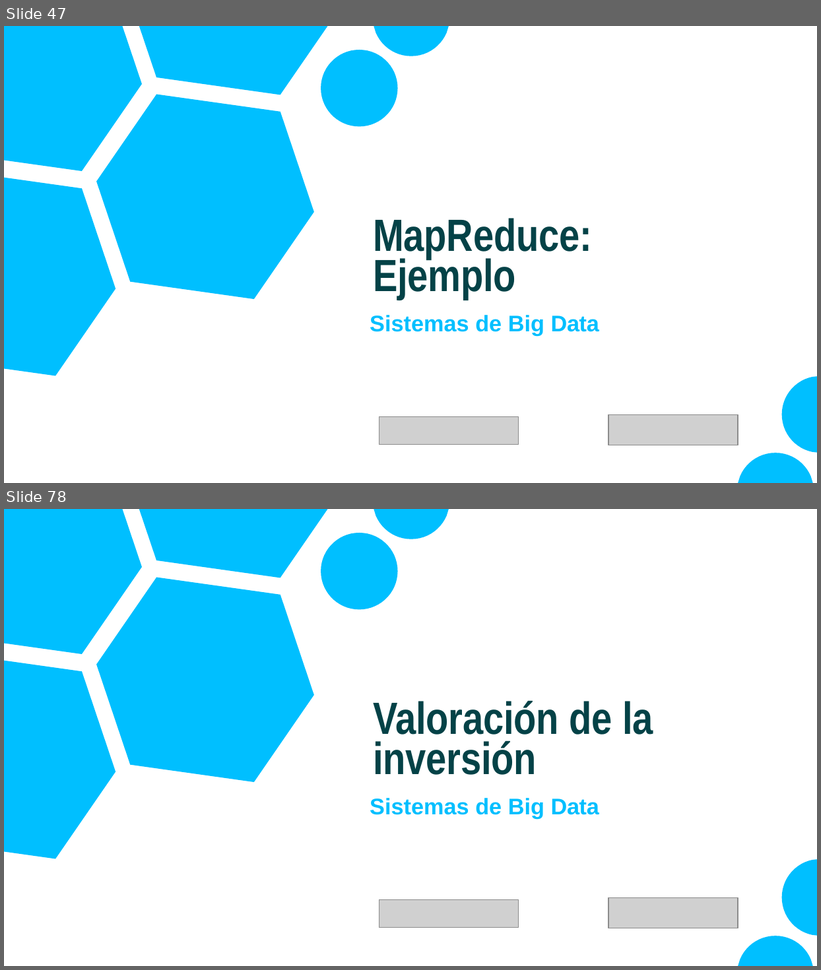
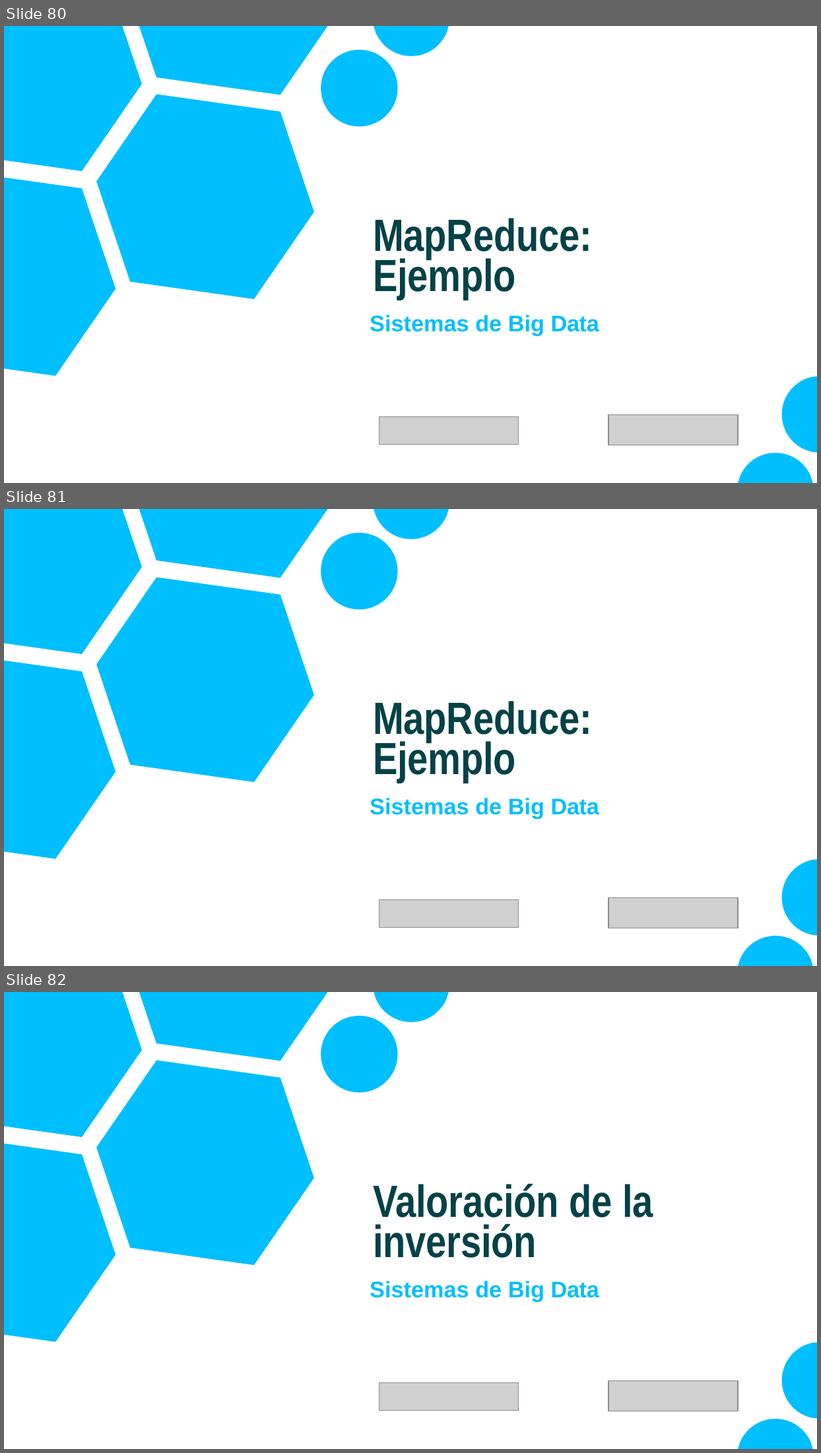
Before and after one commit to CodeWithJuancho/CEIABD_Modulos-de-Big-Data, a slide deck: SPS/UT1 - Fundamentos y Arquitectura de Big Data/UT1_2/UT1_2 - Arquitectura Sistemas de Big Data.pptx. Shown one above the other, each under a label of ours: slides 47 and 78 before the commit, slides 80, 81 and 82 after it; the slides between them are not shown. The pictures are 821x970 and 821x1453 pixels, drawn with LibreOffice and Linux fonts; fonts in the diff are those of the drawing; grey boxes stand for pictures; background and template pictures are left out. Boxes give left, top, right and bottom in pixels: in the first picture for what was removed or moved away, otherwise in the second. Text is boxed around its words. In the diff, an @@ line names an element or a change of style, - is before the commit and + after.

```diff
--- a/SPS/UT1 - Fundamentos y Arquitectura de Big Data/UT1_2/UT1_2 - Arquitectura Sistemas de Big Data.pptx
+++ b/SPS/UT1 - Fundamentos y Arquitectura de Big Data/UT1_2/UT1_2 - Arquitectura Sistemas de Big Data.pptx
@@ slide 81 added at (x1=4, y1=509, x2=817, y2=966), background picture (left out); not listed: 1 template element that a slide beside it also shows @@
@@ text added at (x1=373, y1=701, x2=591, y2=783), 40 pt, text #044247, bold @@
+MapReduce: Ejemplo
@@ text added at (x1=370, y1=798, x2=599, y2=819), 20 pt, text #00BFFF, bold @@
+Sistemas de Big Data
@@ freeform shape added at (x1=738, y1=859, x2=817, y2=966), fill #00BFFF @@
@@ picture added at (x1=379, y1=900, x2=518, y2=927) @@
@@ picture added at (x1=609, y1=898, x2=738, y2=929) @@
@@ what was slide 47 is now slide 80 @@
@@ what was slide 78 is now slide 82 @@
```
Also in this commit, not shown: 4 other slides added, 1 other file.
